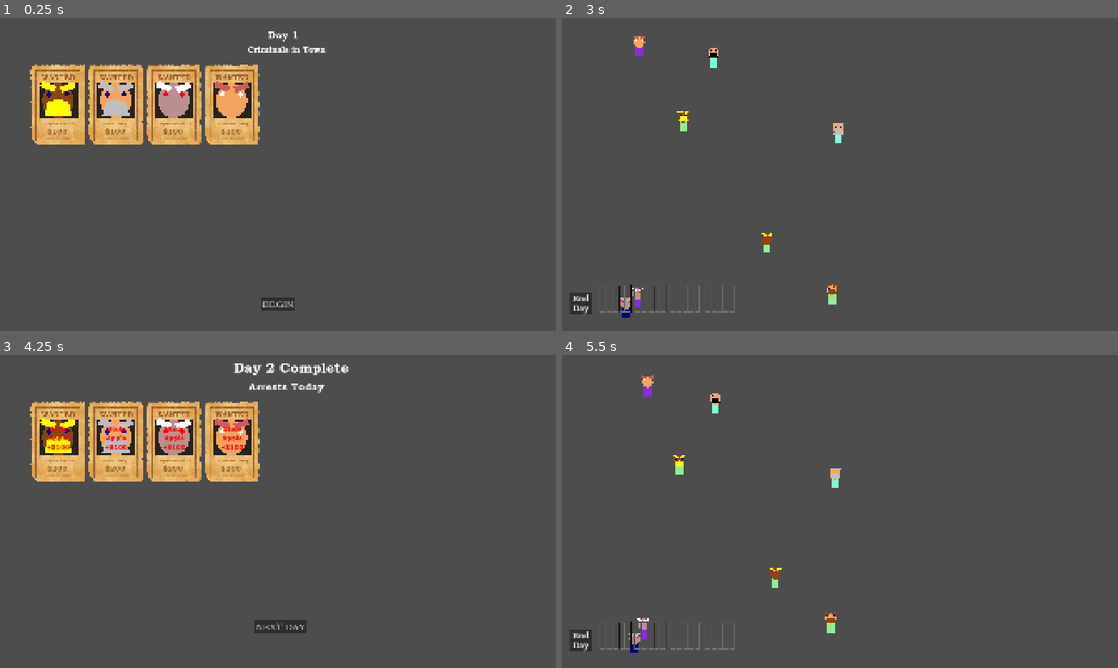
Above: before the commit, frames 1-4 (two rows, left to right).
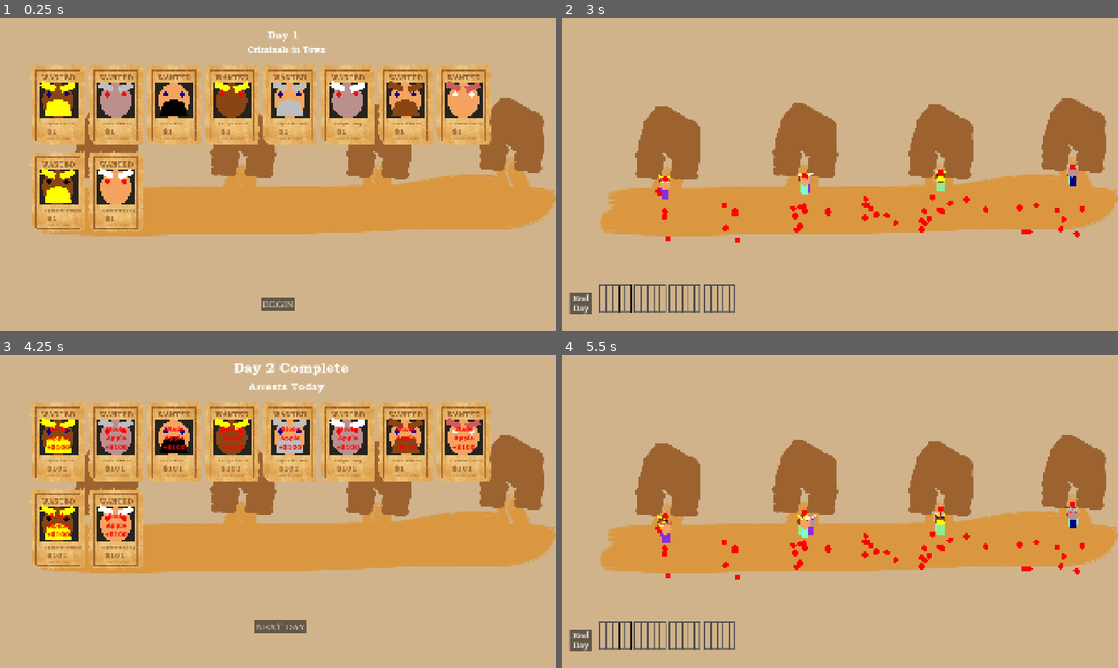
Above: after the commit, the same moments.

Repository: PeterMaidaRobot/Bounty-Game-Jam
Game: Godot game, scene res://main.tscn
Same seed, same stepped clock (60 frames per second), same inputs: the game is played once before the commit and once after it.
Inputs:
- Up to frame 1 (0.25 s): no input
- Up to frame 2 (3 s): click "BEGIN" at 0.5 s; click "End Day" at 1.25 s; click "NEXT DAY" at 2 s; click "BEGIN" at 2.75 s
- Up to frame 3 (4.25 s): click "End Day" at 3.5 s
- Up to frame 4 (5.5 s): click "NEXT DAY" at 4.25 s; click "BEGIN" at 5 s

The runs differ from the first frame. In frame 1, 92% of the frame differs, in the area x 0-100%, y 0-100%; in frame 2, 99%; in frame 3, 92%; in frame 4, 99%.

Commit message:
Created background and paths for people to follow

Diff:
--- /dev/null
+++ b/house.tscn
@@ -0,0 +1,8 @@
+[gd_scene format=3 uid="uid://c2pgkxc4xburm"]
+
+[ext_resource type="Texture2D" uid="uid://byfv5jklyvx5m" path="res://art/house.png" id="1_hfkix"]
+
+[node name="House" type="Node2D" unique_id=1540050942]
+
+[node name="Sprite2D" type="Sprite2D" parent="." unique_id=37444660]
+texture = ExtResource("1_hfkix")
--- a/main.gd
+++ b/main.gd
@@ -10,6 +10,27 @@
 
 var people : Array[Person] = []
 
+enum GAME_STATE { POSTERS, CATCHING, STATS }
+var game_state : GAME_STATE
+
+
+enum PATH_OPTIONS {
+			HOUSE1TO2,
+			HOUSE1TO3,
+			HOUSE1TO4,
+
+			HOUSE2TO1,
+			HOUSE2TO3,
+			HOUSE2TO4,
+
+			HOUSE3TO1,
+			HOUSE3TO2,
+			HOUSE3TO4,
+
+			HOUSE4TO1,
+			HOUSE4TO2,
+			HOUSE4TO3
+}
 
 func _ready():
 
@@ -17,24 +38,154 @@
 	$JailIconOverlay.hide()
 
 	## Generate a lot of people!!!
-	for i in range(8):
-		var player_pos = Vector2(randi_range(0, 1000), randi_range(0, 1000))
-		var person : Person = Person.constructor(player_pos)
+	for i in range(10):
+		var person : Person = Person.constructor(get_random_path())
 
 		# When this person is clicked, we need to register back to this game engine
 		person.person_clicked.connect(_on_person_clicked)
 
-		person.bounty = randi_range(0, 2) * 100
+		person.bounty = 1
+		#person.bounty = randi_range(0, 2) * 100
+		#print(person.path)
 
 		people.append(person)
 
 	start_day()
 
 
+func _process(delta: float) -> void:
+	var end_day : bool = false
+	if game_state == GAME_STATE.CATCHING:
+		for person in people:
+			var delete_person : bool = person.update_movement(delta)
+			if delete_person:
+				for child in $Y_Sorted_Sprites/People.get_children():
+					if child == person:
+						$Y_Sorted_Sprites/People.remove_child(child)
+						# if this was the last person, end the day # TODO this should be more scheduled... what if they click before they end? maybe always have more than the number of jail cells...
+						if $Y_Sorted_Sprites/People.get_child_count() == 0:
+							end_day = true
+						break
+	if end_day:
+		end_day()
+
+
+
+'''
+Get a random point in a circle of max_radius
+'''
+func get_random_vector(max_radius):
+	var angle = randf_range(0, 2*PI)
+	var magnitude = randf_range(0, max_radius)
+	return Vector2.RIGHT.rotated(angle) * magnitude
+
+
+func get_random_path() -> Array[Vector2]: # TODO please actually use a graphing library...
+	const MAX_RADIUS = 100
+	var points : Array[Vector2]
+	var path_option : PATH_OPTIONS = PATH_OPTIONS.values().pick_random()
+
+	match path_option:
+		PATH_OPTIONS.HOUSE1TO2:
+			points = [$PathingPoints/House1Point.position,
+						$PathingPoints/Path1Point.position + get_random_vector(MAX_RADIUS),
+						$PathingPoints/Path2Point.position + get_random_vector(MAX_RADIUS),
+						$PathingPoints/Path3Point.position + get_random_vector(MAX_RADIUS),
+						$PathingPoints/House2Point.position]
+		PATH_OPTIONS.HOUSE1TO3:
+			points = [$PathingPoints/House1Point.position,
+						$PathingPoints/Path1Point.position + get_random_vector(MAX_RADIUS),
+						$PathingPoints/Path2Point.position + get_random_vector(MAX_RADIUS),
+						$PathingPoints/Path3Point.position + get_random_vector(MAX_RADIUS),
+						$PathingPoints/Path4Point.position + get_random_vector(MAX_RADIUS),
+						$PathingPoints/Path5Point.position + get_random_vector(MAX_RADIUS),
+						$PathingPoints/House3Point.position]
+		PATH_OPTIONS.HOUSE1TO4:
+			points = [$PathingPoints/House1Point.position,
+						$PathingPoints/Path1Point.position + get_random_vector(MAX_RADIUS),
+						$PathingPoints/Path2Point.position + get_random_vector(MAX_RADIUS),
+						$PathingPoints/Path3Point.position + get_random_vector(MAX_RADIUS),
+						$PathingPoints/Path4Point.position + get_random_vector(MAX_RADIUS),
+						$PathingPoints/Path5Point.position + get_random_vector(MAX_RADIUS),
+						$PathingPoints/Path6Point.position + get_random_vector(MAX_RADIUS),
+						$PathingPoints/Path7Point.position + get_random_vector(MAX_RADIUS),
+						$PathingPoints/House3Point.position]
+		PATH_OPTIONS.HOUSE2TO1:
+			points = [$PathingPoints/House2Point.position,
+						$PathingPoints/Path3Point.position + get_random_vector(MAX_RADIUS),
+						$PathingPoints/Path2Point.position + get_random_vector(MAX_RADIUS),
+						$PathingPoints/Path1Point.position + get_random_vector(MAX_RADIUS),
+						$PathingPoints/House1Point.position]
+		PATH_OPTIONS.HOUSE2TO3:
+			points = [$PathingPoints/House2Point.position,
+						$PathingPoints/Path3Point.position + get_random_vector(MAX_RADIUS),
+						$PathingPoints/Path4Point.position + get_random_vector(MAX_RADIUS),
+						$PathingPoints/Path5Point.position + get_random_vector(MAX_RADIUS),
+						$PathingPoints/House3Point.position]
+		PATH_OPTIONS.HOUSE2TO4:
+			points = [$PathingPoints/House2Point.position,
+						$PathingPoints/Path3Point.position + get_random_vector(MAX_RADIUS),
+						$PathingPoints/Path4Point.position + get_random_vector(MAX_RADIUS),
+						$PathingPoints/Path5Point.position + get_random_vector(MAX_RADIUS),
+						$PathingPoints/Path6Point.position + get_random_vector(MAX_RADIUS),
+						$PathingPoints/Path7Point.position + get_random_vector(MAX_RADIUS),
+						$PathingPoints/House4Point.position]
+		PATH_OPTIONS.HOUSE3TO1:
+			points = [$PathingPoints/House3Point.position,
+						$PathingPoints/Path5Point.position + get_random_vector(MAX_RADIUS),
+						$PathingPoints/Path4Point.position + get_random_vector(MAX_RADIUS),
+						$PathingPoints/Path3Point.position + get_random_vector(MAX_RADIUS),
+						$PathingPoints/Path2Point.position + get_random_vector(MAX_RADIUS),
+						$PathingPoints/Path1Point.position + get_random_vector(MAX_RADIUS),
+						$PathingPoints/House1Point.position]
+		PATH_OPTIONS.HOUSE3TO2:
+			points = [$PathingPoints/House3Point.position,
+						$PathingPoints/Path5Point.position + get_random_vector(MAX_RADIUS),
+						$PathingPoints/Path4Point.position + get_random_vector(MAX_RADIUS),
+						$PathingPoints/Path3Point.position + get_random_vector(MAX_RADIUS),
+						$PathingPoints/House2Point.position]
+		PATH_OPTIONS.HOUSE3TO4:
+			points = [$PathingPoints/House3Point.position,
+						$PathingPoints/Path5Point.position + get_random_vector(MAX_RADIUS),
+						$PathingPoints/Path6Point.position + get_random_vector(MAX_RADIUS),
+						$PathingPoints/Path7Point.position + get_random_vector(MAX_RADIUS),
+						$PathingPoints/House4Point.position]
+		PATH_OPTIONS.HOUSE4TO1:
+			points = [$PathingPoints/House4Point.position,
+						$PathingPoints/Path7Point.position + get_random_vector(MAX_RADIUS),
+						$PathingPoints/Path6Point.position + get_random_vector(MAX_RADIUS),
+						$PathingPoints/Path5Point.position + get_random_vector(MAX_RADIUS),
+						$PathingPoints/Path4Point.position + get_random_vector(MAX_RADIUS),
+						$PathingPoints/Path3Point.position + get_random_vector(MAX_RADIUS),
+						$PathingPoints/Path2Point.position + get_random_vector(MAX_RADIUS),
+						$PathingPoints/Path1Point.position + get_random_vector(MAX_RADIUS),
+						$PathingPoints/House1Point.position]
+		PATH_OPTIONS.HOUSE4TO2:
+			points = [$PathingPoints/House4Point.position,
+						$PathingPoints/Path7Point.position + get_random_vector(MAX_RADIUS),
+						$PathingPoints/Path6Point.position + get_random_vector(MAX_RADIUS),
+						$PathingPoints/Path5Point.position + get_random_vector(MAX_RADIUS),
+						$PathingPoints/Path4Point.position + get_random_vector(MAX_RADIUS),
+						$PathingPoints/Path3Point.position + get_random_vector(MAX_RADIUS),
+						$PathingPoints/House2Point.position]
+		PATH_OPTIONS.HOUSE4TO3:
+			points = [$PathingPoints/House4Point.position,
+						$PathingPoints/Path7Point.position + get_random_vector(MAX_RADIUS),
+						$PathingPoints/Path6Point.position + get_random_vector(MAX_RADIUS),
+						$PathingPoints/Path5Point.position + get_random_vector(MAX_RADIUS),
+						$PathingPoints/House3Point.position]
+		_:
+			print("Path option node found: " + PATH_OPTIONS.keys()[path_option])
+
+
+	return points
+
+
+
+
 func add_people_to_scene():
-	print(people)
 	for person in people:
-		print("adding " + person.full_name)
+		person.restart_path()
 		$Y_Sorted_Sprites/People.add_child(person)
 
 
@@ -95,7 +246,6 @@
 
 func remove_arrested_people():
 	for arrested_person in arrested_people:
-		print("removing " + arrested_person.full_name)
 		people.remove_at(people.find(arrested_person)) # unsafe, could be -1
 
 
@@ -116,6 +266,8 @@
 	generate_wanted_posters()
 
 	regenerate_jail_icons()
+
+	game_state = GAME_STATE.POSTERS
 
 '''
 The end day function will show the stats before moving to the next overlay
@@ -154,6 +306,8 @@
 		person.commit_crime()
 		# TODO burn a building if the crime is ARSON
 
+	game_state = GAME_STATE.STATS
+
 
 '''
 The BEGIN button is pressed when starting a new day
@@ -163,6 +317,8 @@
 	$PosterOverlay.hide()
 	add_people_to_scene()
 	$JailIconOverlay.show()
+
+	game_state = GAME_STATE.CATCHING
 
 
 func _on_person_clicked(person : Person):
--- a/main.tscn
+++ b/main.tscn
@@ -3,10 +3,30 @@
 [ext_resource type="Script" uid="uid://2o10v7a646cl" path="res://main.gd" id="1_ig7tw"]
 [ext_resource type="PackedScene" uid="uid://584nm6f4y54f" path="res://person.tscn" id="2_0xm2m"]
 [ext_resource type="FontFile" uid="uid://ccru57xiyx2le" path="res://fonts/Bookman Old Style Regular.ttf" id="2_h2yge"]
+[ext_resource type="Texture2D" uid="uid://bwk4axvkw8vc5" path="res://art/background.png" id="2_lquwl"]
+[ext_resource type="PackedScene" uid="uid://c2pgkxc4xburm" path="res://house.tscn" id="3_7mycd"]
 [ext_resource type="FontFile" uid="uid://bb7tm4nckig6j" path="res://fonts/Bookman Old Style Bold.ttf" id="4_1bvp3"]
 
 [node name="Main" type="Node2D" unique_id=1702526141]
 script = ExtResource("1_ig7tw")
+
+[node name="BackgroundSprite" type="Sprite2D" parent="." unique_id=1733915651]
+position = Vector2(960, 540)
+texture = ExtResource("2_lquwl")
+
+[node name="Houses" type="Node2D" parent="." unique_id=33866670]
+
+[node name="House" parent="Houses" unique_id=1540050942 instance=ExtResource("3_7mycd")]
+position = Vector2(841, 423)
+
+[node name="House2" parent="Houses" unique_id=598039067 instance=ExtResource("3_7mycd")]
+position = Vector2(368, 432)
+
+[node name="House3" parent="Houses" unique_id=1162941226 instance=ExtResource("3_7mycd")]
+position = Vector2(1310, 427)
+
+[node name="House4" parent="Houses" unique_id=770760895 instance=ExtResource("3_7mycd")]
+position = Vector2(1769, 404)
 
 [node name="Y_Sorted_Sprites" type="Node2D" parent="." unique_id=1605844370]
 y_sort_enabled = true
@@ -134,6 +154,41 @@
 theme_override_font_sizes/font_size = 32
 text = "NEXT DAY"
 
+[node name="PathingPoints" type="Node2D" parent="." unique_id=1083232553]
+
+[node name="House1Point" type="Marker2D" parent="PathingPoints" unique_id=1153765603]
+position = Vector2(357, 556)
+
+[node name="Path1Point" type="Marker2D" parent="PathingPoints" unique_id=1365510343]
+position = Vector2(358, 680)
+
+[node name="Path2Point" type="Marker2D" parent="PathingPoints" unique_id=628994785]
+position = Vector2(596, 677)
+
+[node name="Path3Point" type="Marker2D" parent="PathingPoints" unique_id=626665920]
+position = Vector2(834, 680)
+
+[node name="House2Point" type="Marker2D" parent="PathingPoints" unique_id=331654992]
+position = Vector2(838, 542)
+
+[node name="Path4Point" type="Marker2D" parent="PathingPoints" unique_id=1507073717]
+position = Vector2(1078, 676)
+
+[node name="Path5Point" type="Marker2D" parent="PathingPoints" unique_id=1350186335]
+position = Vector2(1314, 669)
+
+[node name="House3Point" type="Marker2D" parent="PathingPoints" unique_id=2023309393]
+position = Vector2(1307, 533)
+
+[node name="Path6Point" type="Marker2D" parent="PathingPoints" unique_id=1167218915]
+position = Vector2(1557, 659)
+
+[node name="Path7Point" type="Marker2D" parent="PathingPoints" unique_id=1349017978]
+position = Vector2(1770, 668)
+
+[node name="House4Point" type="Marker2D" parent="PathingPoints" unique_id=846787425]
+position = Vector2(1762, 514)
+
 [connection signal="pressed" from="PosterOverlay/PosterOverlayControls/BeginButton" to="." method="_on_begin_button_pressed"]
 [connection signal="timeout" from="JailIconOverlay/CatchLabel/CatchLabelTimer" to="." method="_on_catch_label_timer_timeout"]
 [connection signal="pressed" from="JailIconOverlay/EndDayButton" to="." method="end_day"]
--- a/person.gd
+++ b/person.gd
@@ -37,9 +37,10 @@
 
 signal person_clicked(person)
 
+const MAX_SPEED : int = 100
 
 var target : Vector2
-var speed : int = 30 # 10 is a casual speed
+var speed : int = 100 #30 # 10 is a casual speed
 var full_name : String = "Bob Smith"
 var bounty : int = 0 # if the bounty is zero, they aren't a criminal
 var caught : bool = false
@@ -106,18 +107,23 @@
 var new_crime : CRIME_TYPE = CRIME_TYPE.NONE
 
 
-
-
-
-
-static func constructor(pos : Vector2) -> Person:
+var path : Array[Vector2]
+var path_node_idx : int = 0
+
+
+
+
+
+static func constructor(path_points : Array[Vector2]) -> Person:
 	var person = my_scene.instantiate()
-	person.position = pos
-	person.target = pos
+	person.position = path_points[0]
+	person.target = path_points[1]
 	person.randomize_colors()
 	person.randomize_facial_hair()
 	person.set_initial_features()
 	person.full_name = FIRST_NAME_OPTIONS.pick_random() + " " + LAST_NAME_OPTIONS.pick_random()
+	person.path = path_points
+	person.speed = MAX_SPEED * randf_range(0.5, 1)
 	return person
 
 
@@ -127,6 +133,11 @@
 	# We draw the person once
 	queue_redraw()
 
+
+func restart_path():
+	position = path[0]
+	path_node_idx = 1
+	target = path[path_node_idx]
 
 
 
@@ -218,17 +229,29 @@
 func _draw():
 	if draw_enabled:
 		_draw_feature_shapes()
+		for point in path:
+			draw_circle(point - position, 10, Color.RED)
 
 
 func _process(delta : float):
-
+	queue_redraw()
+
+func update_movement(delta : float) -> bool:
+	var delete_me : bool = false
 	# wander logic
 	if position.distance_to(target) < 1.0:
-		# pick a new target
-		target = Vector2(randi_range(0, 1000), randi_range(0, 1000))
+		if path_node_idx >= len(path):
+			# End of the path
+			delete_me = true
+		else:
+			# Grab the next target in the list
+			target = path[path_node_idx]
+			path_node_idx += 1
 	else:
 		# keep moving to our target
 		position = position.move_toward(target, speed * delta)
+
+	return delete_me
 
 
 
Binary file added: art/background.png
Not shown, added: art/background.png.import
Binary file added: art/house.png
Not shown, added: art/house.png.import
Not shown, added: art/background.kra
Not shown, added: art/house.kra
